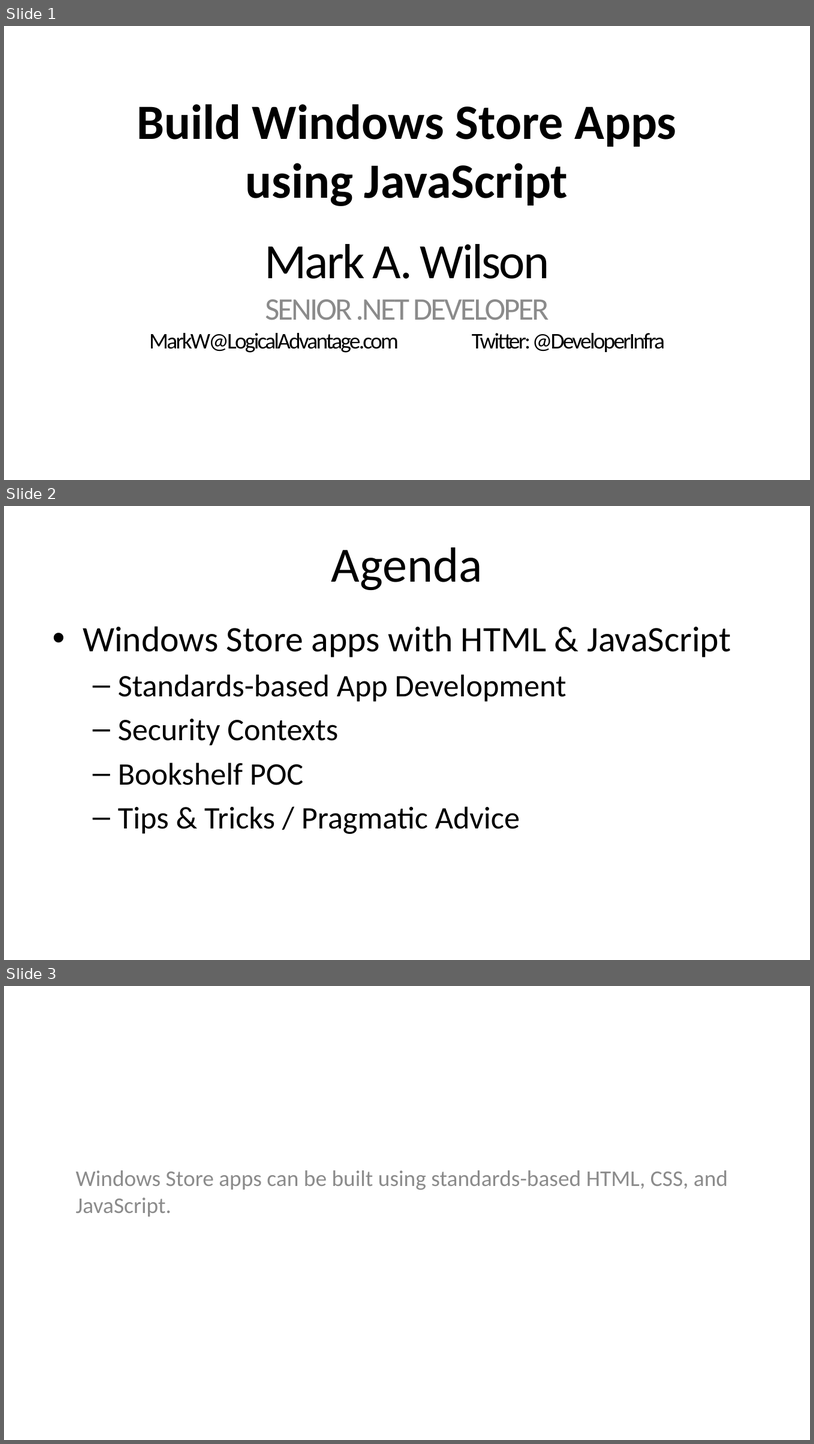
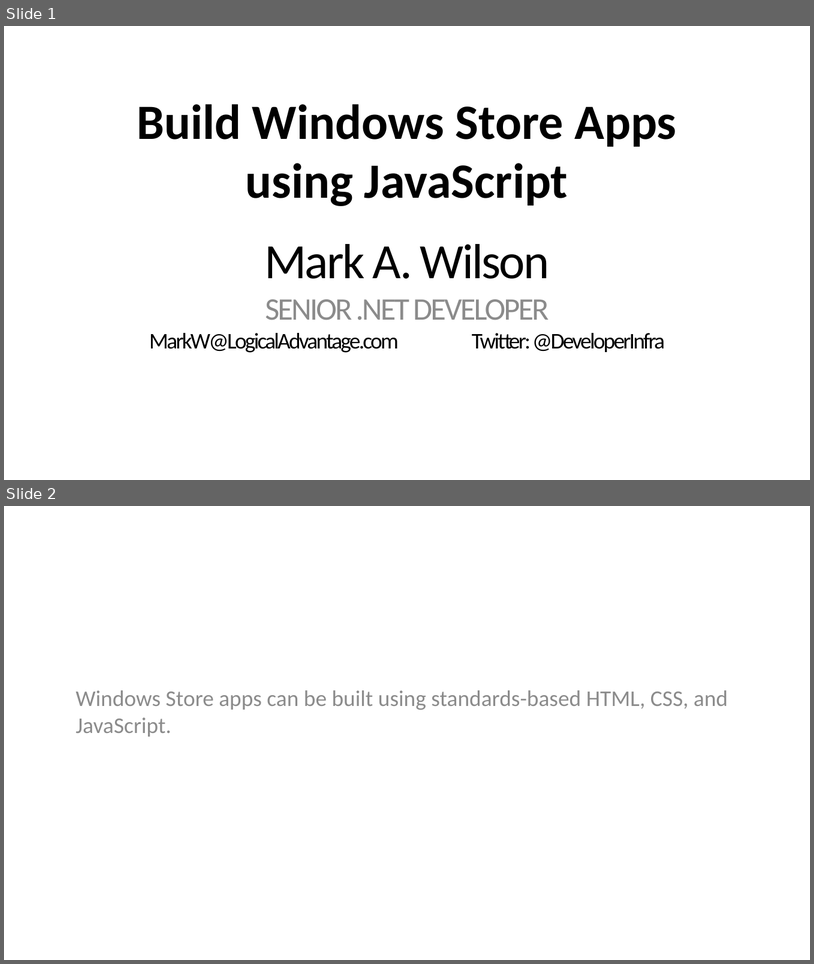
Before and after one commit to DeveloperInfra/Bookshelf-poc, a slide deck: slides/Build Windows Store Apps using Javascript.pptx. Shown one above the other, each under a label of ours: slides 1, 2 and 3 before the commit, slides 1 and 2 after it. The pictures are 814x1444 and 814x964 pixels, drawn with LibreOffice and Linux fonts; fonts in the diff are those of the drawing; background and template pictures are left out. Boxes give left, top, right and bottom in pixels: in the first picture for what was removed or moved away, otherwise in the second. Text is boxed around its words. In the diff, an @@ line names an element or a change of style, - is before the commit and + after.

```diff
--- a/slides/Build Windows Store Apps using Javascript.pptx
+++ b/slides/Build Windows Store Apps using Javascript.pptx
@@ slide 2 removed at bbox=[4, 506, 810, 960], background picture (left out) @@
@@ title removed at bbox=[332, 547, 483, 590] @@
-Agenda
@@ text removed at bbox=[83, 626, 731, 834] @@
-• Windows Store apps with HTML & JavaScript
-  – Standards-based App Development
-  – Security Contexts
-  – Bookshelf POC
-  – Tips & Tricks / Pragmatic Advice
@@ what was slide 3 is now slide 2 @@
```
Also in this commit, not shown: 1 slide changed, 1 other file.
